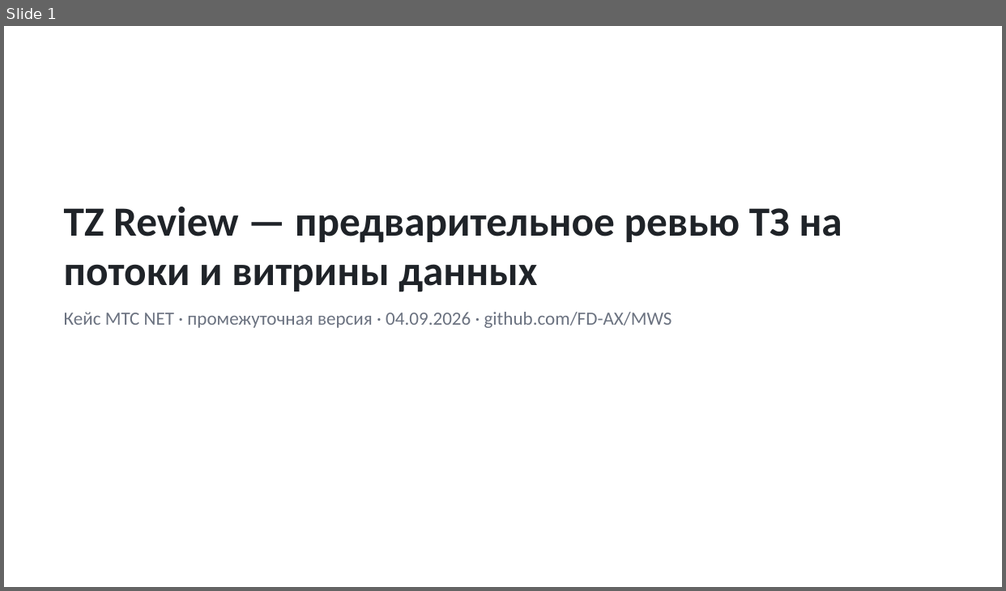
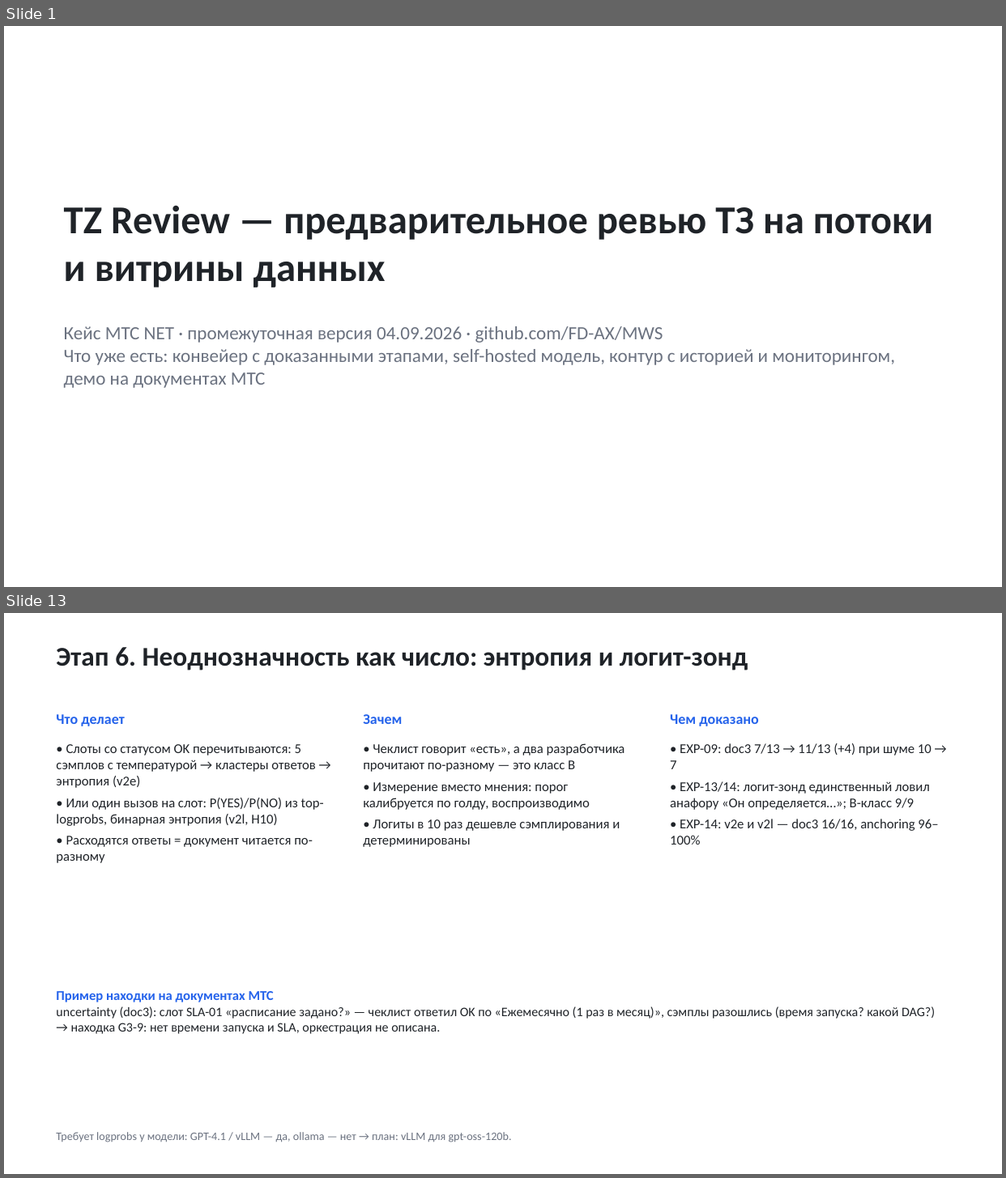
Before and after one commit to FD-AX/MWS, a slide deck: deliverables/interim/TZ_Review_interim.pptx. Shown one above the other, each under a label of ours: slide 1 before the commit, slides 1 and 13 after it; the slides between them are not shown. The pictures are 1006x591 and 1006x1178 pixels, drawn with LibreOffice and Linux fonts; fonts in the diff are those of the drawing. Boxes give left, top, right and bottom in pixels: in the first picture for what was removed or moved away, otherwise in the second. Text is boxed around its words. In the diff, an @@ line names an element or a change of style, - is before the commit and + after.

```diff
--- a/deliverables/interim/TZ_Review_interim.pptx
+++ b/deliverables/interim/TZ_Review_interim.pptx
@@ slide 13 added at box(4, 613, 1002, 1174), background #FFFFFF @@
@@ text added at box(56, 647, 748, 671), 26 pt, text #1F2328, bold @@
+Этап 6. Неоднозначность как число: энтропия и логит-зонд
@@ text added at box(56, 714, 124, 726), 14 pt, text #2563EB, bold @@
+Что делает
@@ text added at box(363, 714, 402, 724), 14 pt, text #2563EB, bold @@
+Зачем
@@ text added at box(670, 714, 759, 726), 14 pt, text #2563EB, bold @@
+Чем доказано
@@ text added at box(56, 744, 324, 863), 13 pt, text #1F2328 @@
+• Слоты со статусом OK перечитываются: 5 сэмплов с температурой → кластеры ответов → энтропия (v2e)
+• Или один вызов на слот: P(YES)/P(NO) из top-logprobs, бинарная энтропия (v2l, H10)
+• Расходятся ответы = документ читается по-разному
@@ text added at box(363, 743, 625, 847), 13 pt, text #1F2328 @@
+• Чеклист говорит «есть», а два разработчика прочитают по-разному — это класс B
+• Измерение вместо мнения: порог калибруется по голду, воспроизводимо
+• Логиты в 10 раз дешевле сэмплирования и детерминированы
@@ text added at box(670, 743, 938, 845), 13 pt, text #1F2328 @@
+• EXP-09: doc3 7/13 → 11/13 (+4) при шуме 10 → 7
+• EXP-13/14: логит-зонд единственный ловил анафору «Он определяется…»; B-класс 9/9
+• EXP-14: v2e и v2l — doc3 16/16, anchoring 96–100%
@@ text added at box(56, 991, 935, 1034), 12.5 pt, text #1F2328 @@
+Пример находки на документах МТС
+uncertainty (doc3): слот SLA-01 «расписание задано?» — чеклист ответил OK по «Ежемесячно (1 раз в месяц)», сэмплы разошлись (время запуска? какой DAG?) → находка G3-9: нет времени запуска и SLA, оркестрация не описана.
@@ text added at box(56, 1132, 512, 1143), 11 pt, text #6B7280 @@
+Требует logprobs у модели: GPT-4.1 / vLLM — да, ollama — нет → план: vLLM для gpt-oss-120b.
@@ slide 1 changed as well @@
@@ text "TZ Review — предварительное ревью ..." at box(64, 205, 933, 288): size 40 to 38 pt @@
@@ text at box(64, 327, 895, 388): text changed @@
-Кейс МТС NET · промежуточная версия · 04.09.2026 · github.com/FD-AX/MWS
+Кейс МТС NET · промежуточная версия 04.09.2026 · github.com/FD-AX/MWS
+Что уже есть: конвейер с доказанными этапами, self-hosted модель, контур с историей и мониторингом, демо на документах МТС
```
Also in this commit, not shown: 4 other slides changed, 16 other slides added, 7 slides removed, 7 other files.
